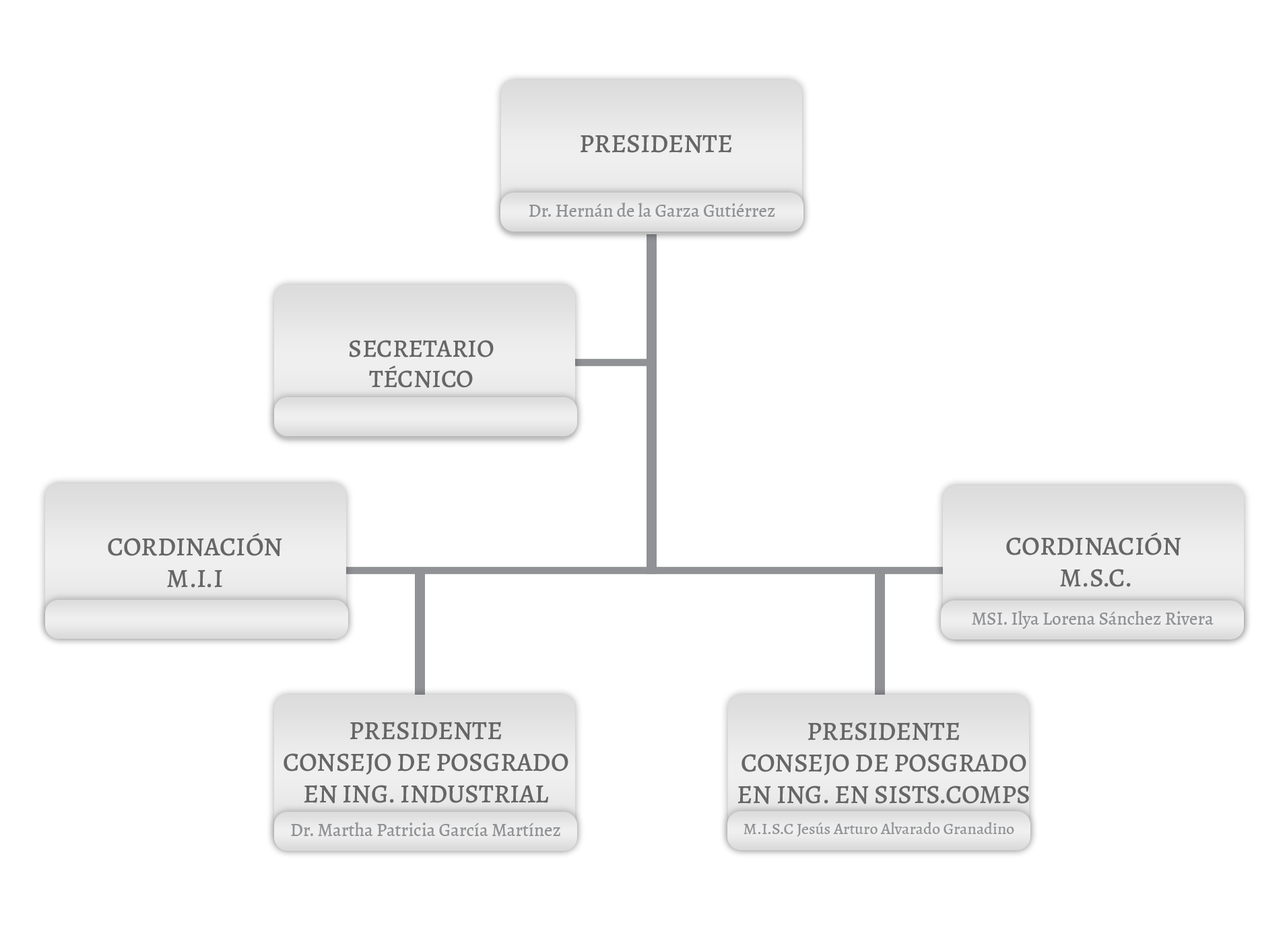
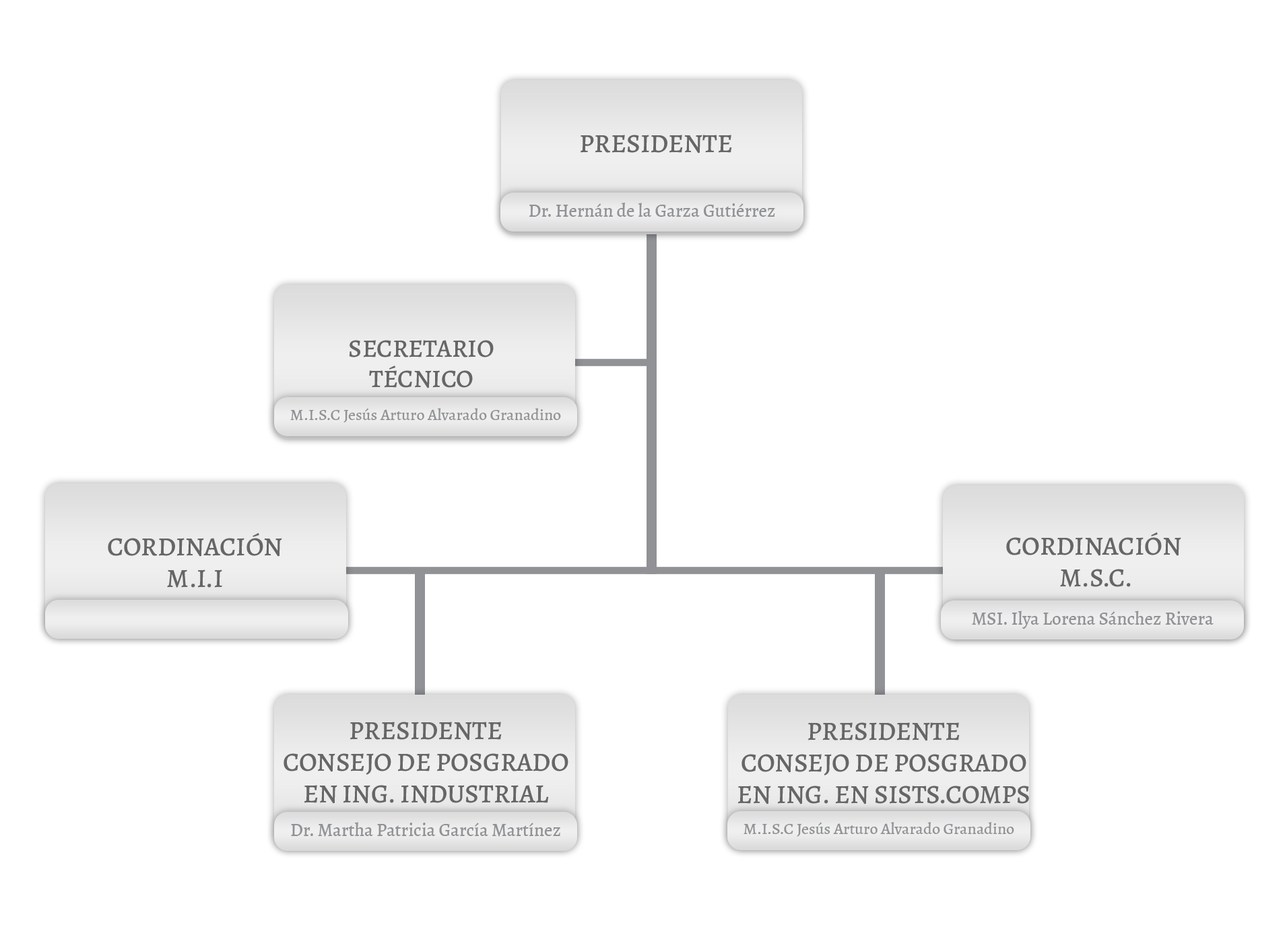
Layers edited between the first and the second (1287, 935) image:
painted on "Rectángulo 1 copia" (1st of 6, in "Nombre Presidente"), masked it over [507, 229, 797, 232]
painted on "Rectángulo 1" (1st of 6, in "Fondo Presidente"), masked it over [507, 229, 797, 232]
renamed "Lic. Olga Rebeca Castillo Cruz" to "M.I.S.C Jesús Arturo Alvarado Granadino", showed it, painted on it over [290, 408, 561, 423]
painted on "Rectángulo 1 copia" (2nd of 6, in "Nombre Secretario Tecnico"), masked it over [280, 408, 571, 437]
painted on "Rectángulo 1" (2nd of 6, in "Fondo Secretario Tecnico"), masked it over [280, 408, 571, 437]
painted on "Rectángulo 1 copia" (3rd of 6, in "Cordinacion MSC" › "Nombre mii"), masked it over [947, 600, 1237, 640]
painted on "Rectángulo 1" (3rd of 6, in "Cordinacion MSC"), masked it over [947, 600, 1237, 640]
painted on "Rectángulo 1 copia" (4th of 6, in "Cordinacion MII" › "Nombre MII"), masked it over [51, 599, 342, 639]
painted on "Rectángulo 1" (4th of 6, in "Cordinacion MII"), masked it over [51, 599, 342, 638]
painted on "Rectángulo 1 copia" (5th of 6, in "Presidente II" › "Nombre Consejo IND"), masked it over [280, 812, 571, 850]
painted on "Rectángulo 1" (5th of 6, in "Presidente II"), masked it over [280, 812, 571, 815]
painted on "Rectángulo 1 copia" (6th of 6, in "Presidente ISC" › "Nombre Consejo SIS"), masked it over [733, 811, 1024, 850]
painted on "Rectángulo 1" (6th of 6, in "Presidente ISC"), masked it over [733, 811, 1024, 850]
